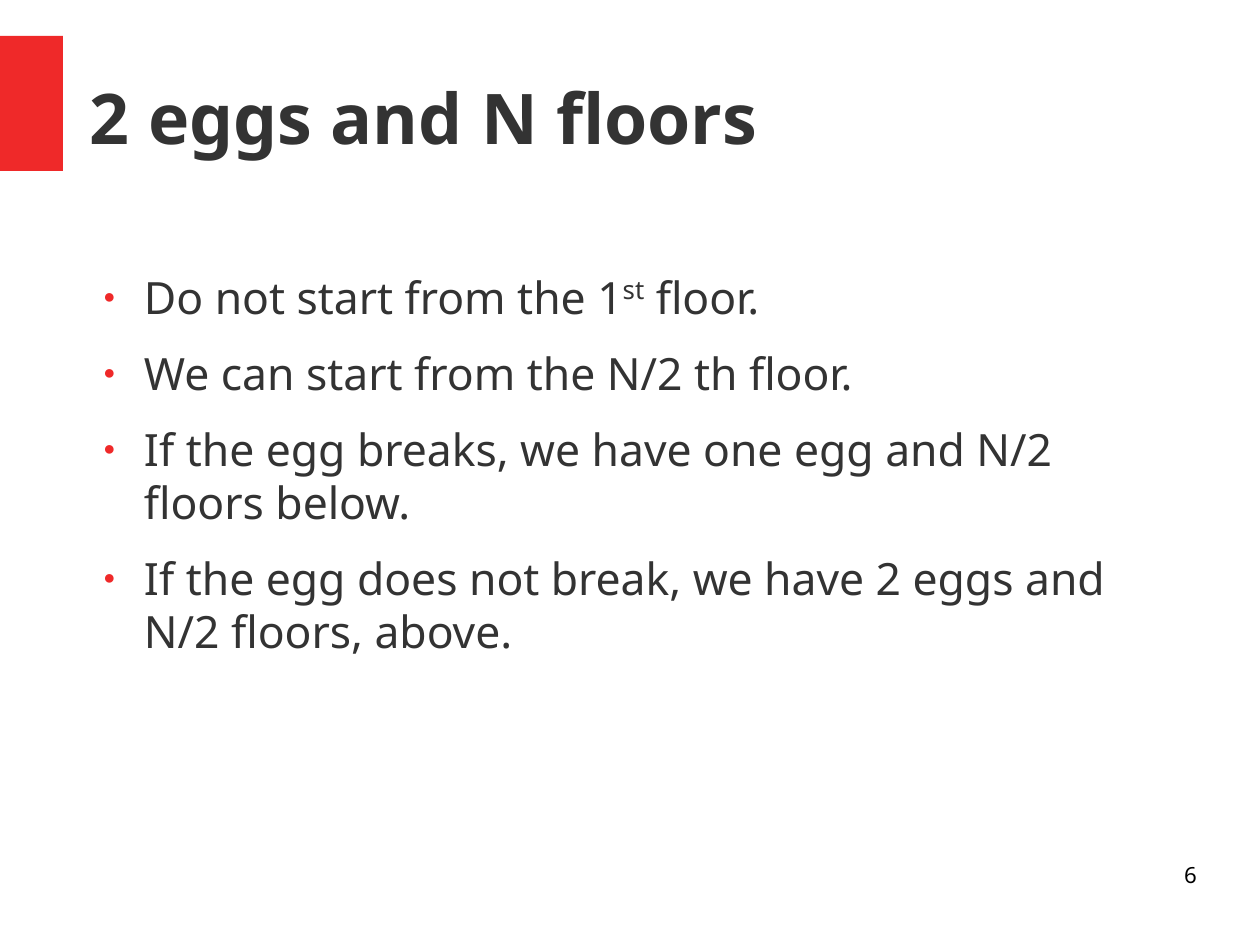
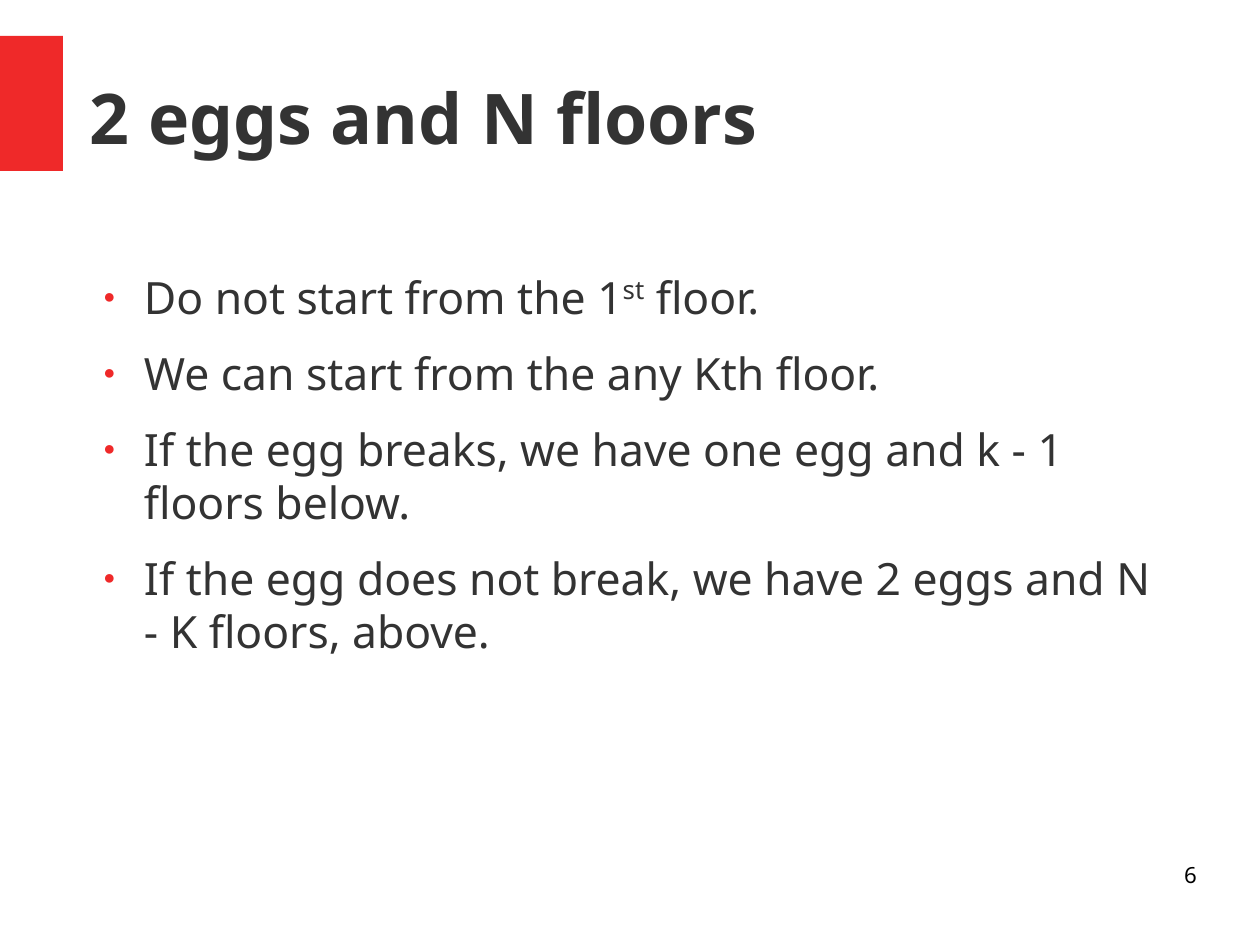
Before and after one commit to happy2code/dynamic_programming_samples, a slide deck: slide 6 of Dynamic Programming.odp. Drawn at 1260x945 pixels with LibreOffice and Linux fonts; fonts in the diff are those of the drawing. Boxes give left, top, right and bottom in pixels: in the first picture for what was removed or moved away, otherwise in the second. Text is boxed around its words. In the diff, an @@ line names an element or a change of style, - is before the commit and + after.

```diff
--- a/Dynamic Programming.odp
+++ b/Dynamic Programming.odp
@@ text at box(144, 356, 1150, 654): text changed @@
-● We can start from the N/2 th floor.
-● If the egg breaks, we have one egg and N/2 floors below.
-● If the egg does not break, we have 2 eggs and N/2 floors, above.
+● We can start from the any Kth floor.
+● If the egg breaks, we have one egg and k - 1 floors below.
+● If the egg does not break, we have 2 eggs and N - K floors, above.
```
Also in this commit, not shown: 2 other files.
